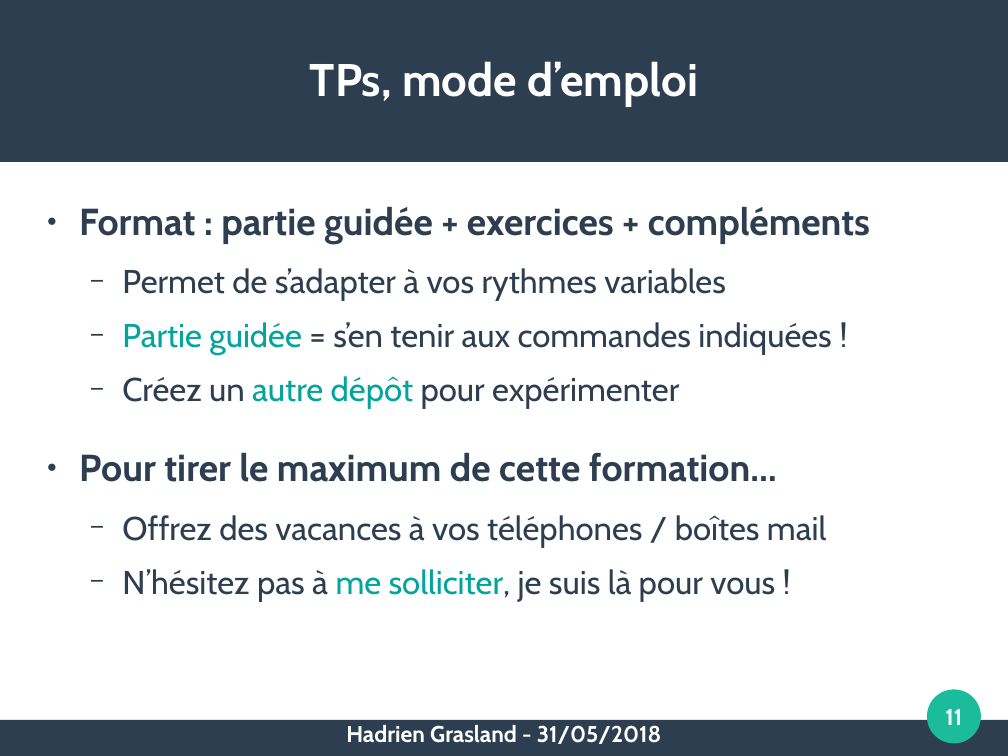
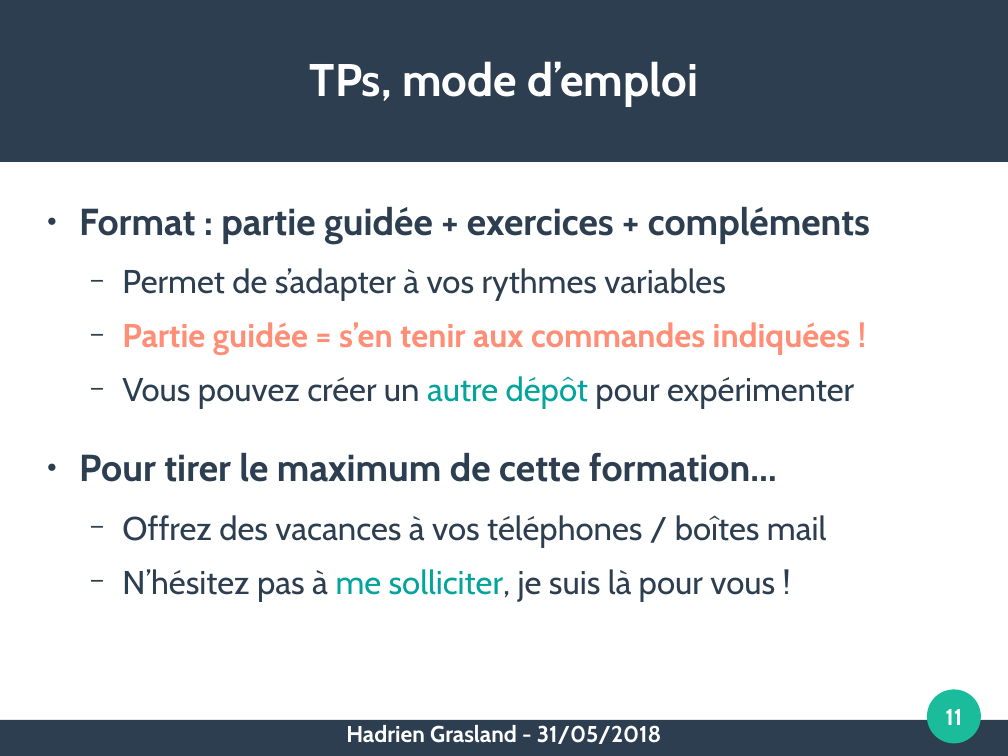
Before and after one commit to pushou/formation-git, a slide deck: slide 11 of 1-Introduction.odp. Drawn at 1008x756 pixels with LibreOffice and Linux fonts; fonts in the diff are those of the drawing. Boxes give left, top, right and bottom in pixels: in the first picture for what was removed or moved away, otherwise in the second. Text is boxed around its words. In the diff, an @@ line names an element or a change of style, - is before the commit and + after.

Commit message:
Enfoncer le clou sur partie guidée

```diff
--- a/1-Introduction.odp
+++ b/1-Introduction.odp
@@ text at <box>122,322,851,355</box>: text colour #02A49C to #FF8E77 in "Partie guidée"; text colour #2C3E50 to #FF8E77 in "= s’en tenir aux commandes indiquées !"; bold on in "Partie guidée = s’en tenir aux commandes ..." @@
@@ text at <box>122,376,854,409</box>: text changed @@
-  − Créez un autre dépôt pour expérimenter
+  − Vous pouvez créer un autre dépôt pour expérimenter
```
Also in this commit, not shown: 1 other file.
